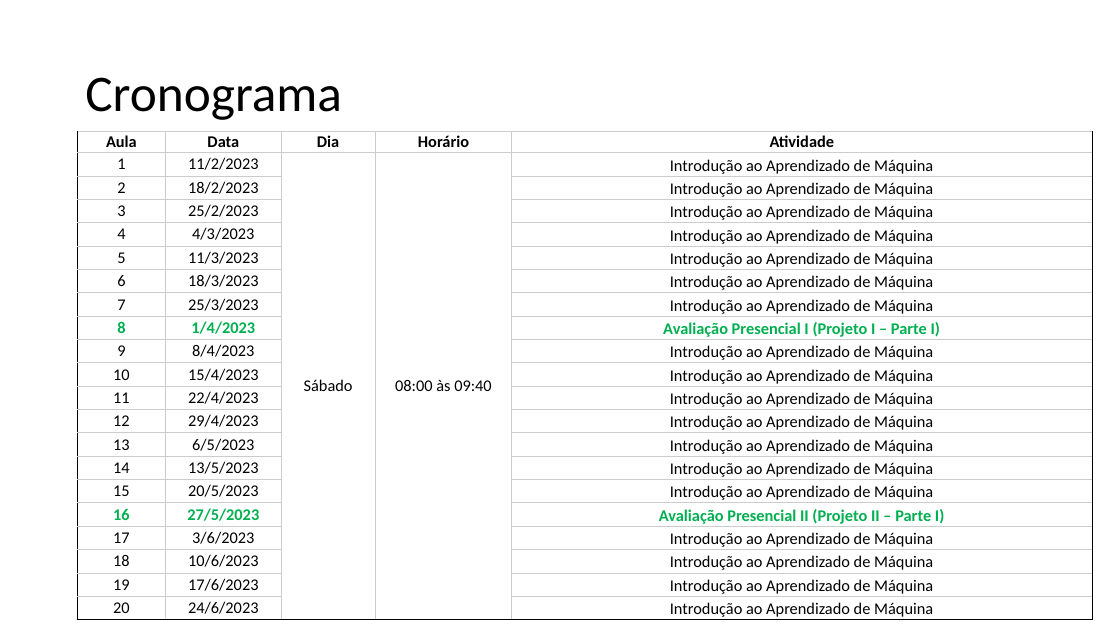
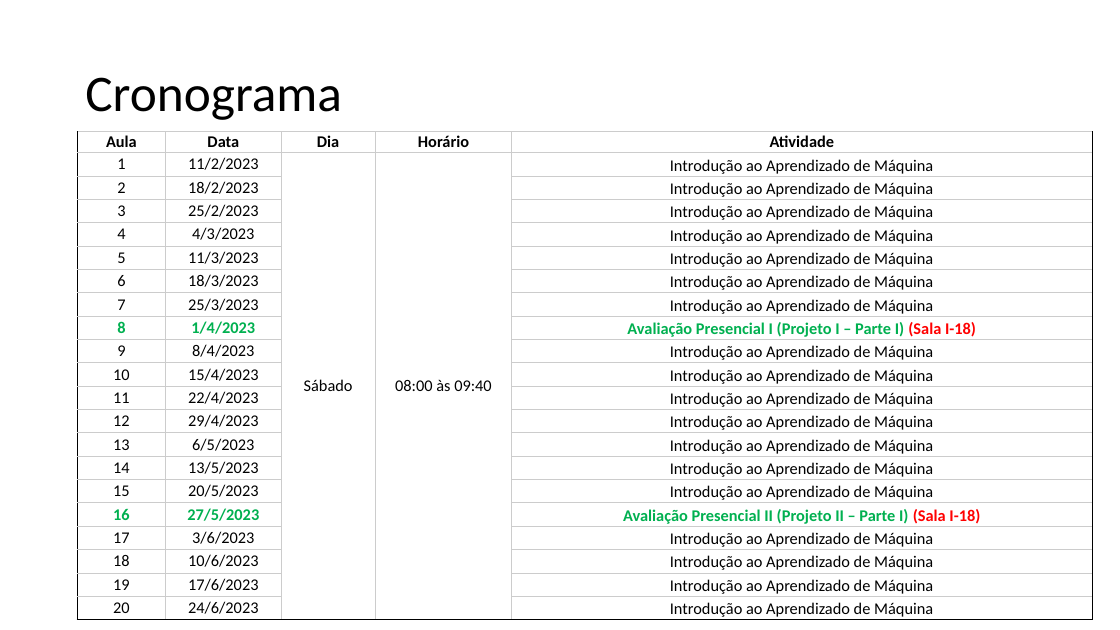
Before and after one commit to zz4fap/t320_aprendizado_de_maquina, a slide deck: slide 5 of slides/T320_Classificação (Parte I).pptx. Drawn at 1120x630 pixels with LibreOffice and Linux fonts; fonts in the diff are those of the drawing. Boxes give left, top, right and bottom in pixels: in the first picture for what was removed or moved away, otherwise in the second. Text is boxed around its words. In the diff, an @@ line names an element or a change of style, - is before the commit and + after.

```diff
--- a/slides/T320_Classificação (Parte I).pptx
+++ b/slides/T320_Classificação (Parte I).pptx
@@ table at bbox=[77, 131, 1092, 621] @@
-row 9, column 5: Avaliação Presencial I (Projeto I – Parte I)
+row 9, column 5: Avaliação Presencial I (Projeto I – Parte I) (Sala I-18)
-row 17, column 5: Avaliação Presencial II (Projeto II – Parte I)
+row 17, column 5: Avaliação Presencial II (Projeto II – Parte I) (Sala I-18)
```
Also in this commit, not shown: 7 other slides changed, 1 other file.
